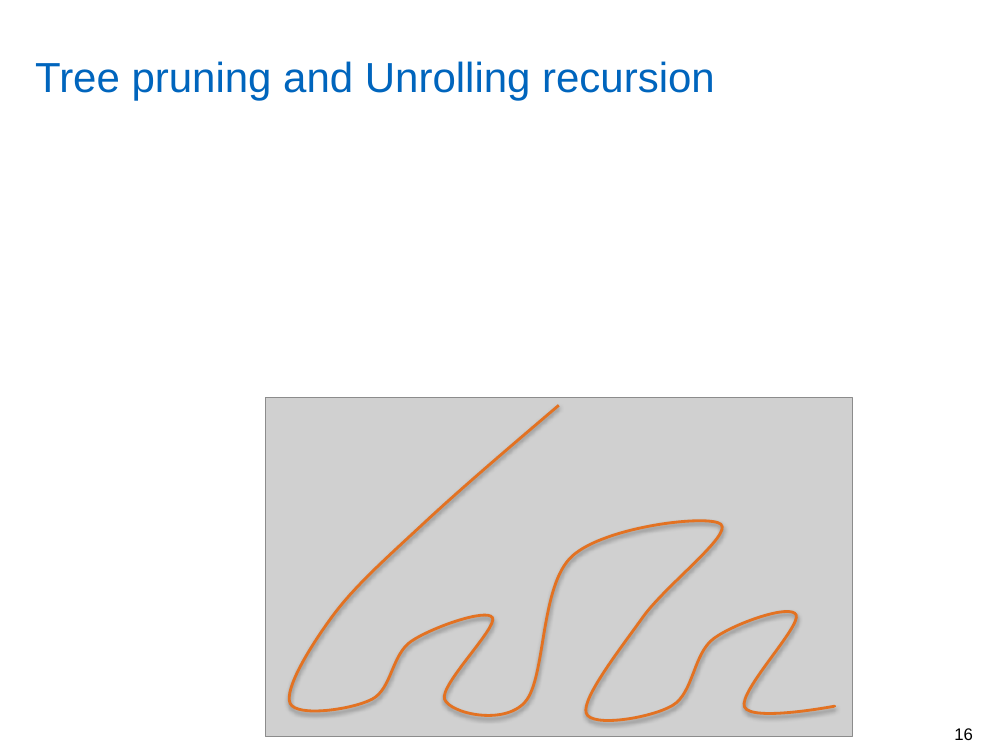
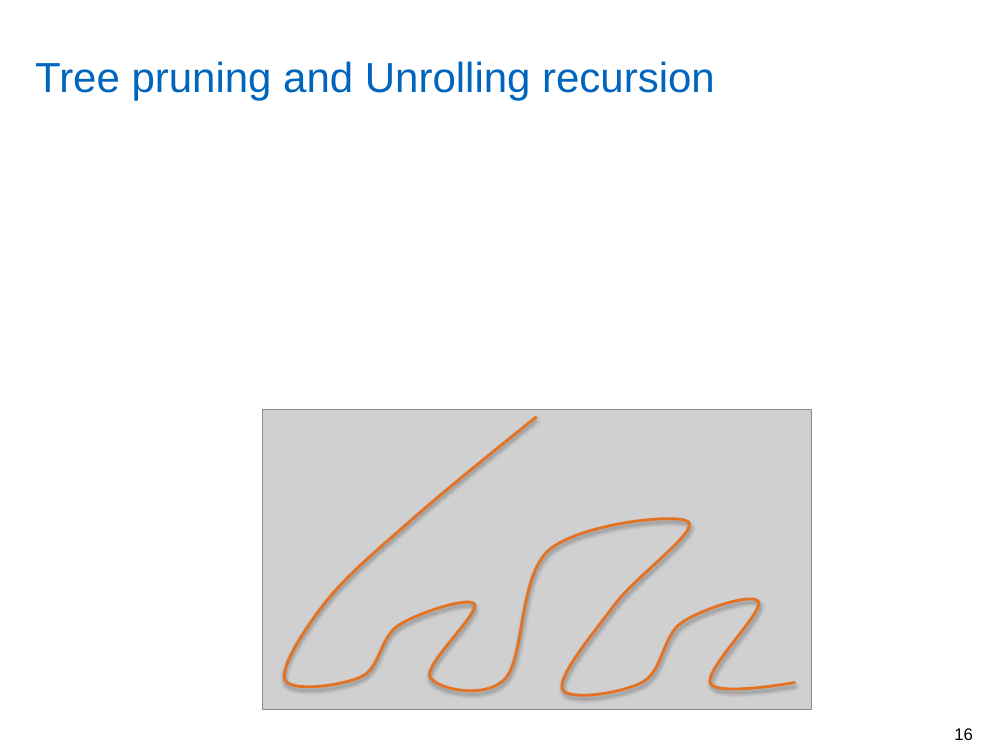
Before and after one commit to yadhu1961/thesis_5GPolorCodes, a slide deck: slide 16 of final_presentation/finalPpt1.3.pptx. Drawn at 1008x756 pixels with LibreOffice and Linux fonts; fonts in the diff are those of the drawing; grey boxes stand for pictures; background and template pictures are left out. Boxes give left, top, right and bottom in pixels: in the first picture for what was removed or moved away, otherwise in the second. Text is boxed around its words. In the diff, an @@ line names an element or a change of style, - is before the commit and + after.

```diff
--- a/final_presentation/finalPpt1.3.pptx
+++ b/final_presentation/finalPpt1.3.pptx
@@ picture: place and size @@
-picture at [265, 397, 852, 737]
+picture at [262, 410, 811, 711]
@@ freeform shape: place and size @@
-freeform shape at [289, 405, 835, 721]
+freeform shape at [284, 416, 794, 695]
```
Also in this commit, not shown: 3 other slides changed, 1 other file.
